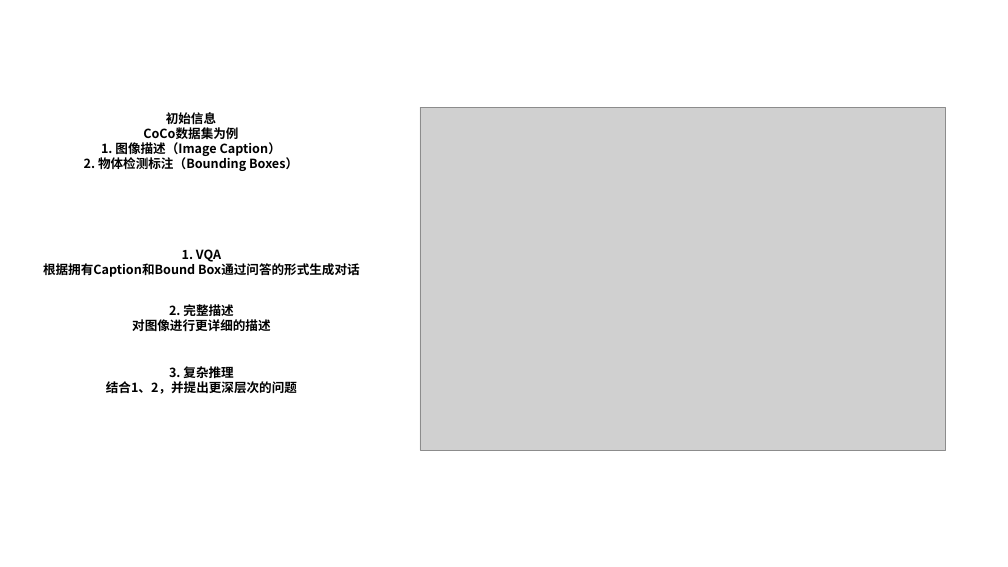
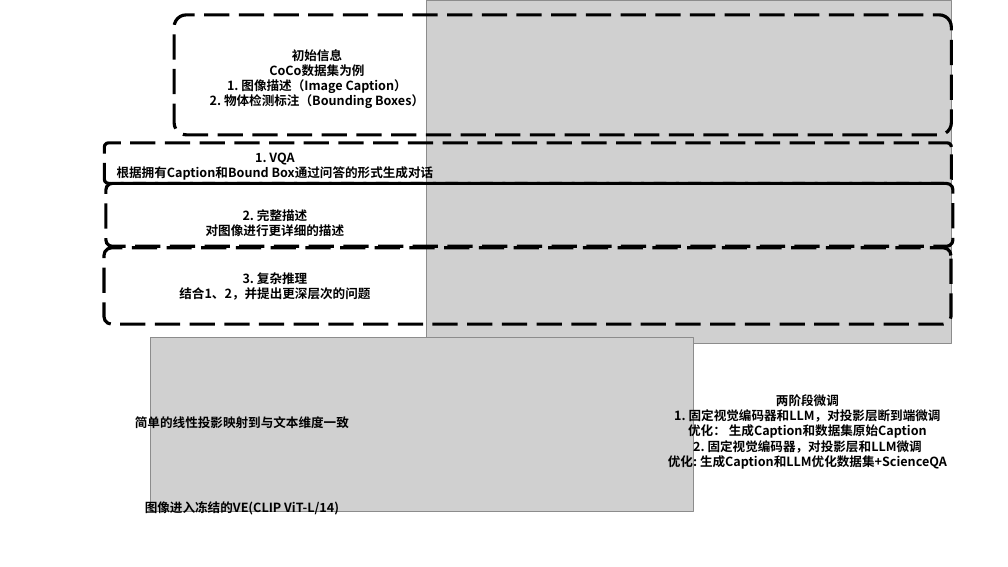
Before and after one commit to Elephant-King9/Paper, a slide deck: slide 22 of Base_Model/VLM+VLLM/论文插图.pptx. Drawn at 1008x567 pixels with LibreOffice and Linux fonts; fonts in the diff are those of the drawing; grey boxes stand for pictures. Boxes give left, top, right and bottom in pixels: in the first picture for what was removed or moved away, otherwise in the second. Text is boxed around its words. In the diff, an @@ line names an element or a change of style, - is before the commit and + after.

```diff
--- a/Base_Model/VLM+VLLM/论文插图.pptx
+++ b/Base_Model/VLM+VLLM/论文插图.pptx
@@ rounded rectangle added at box(174, 15, 951, 135), outline #000000 3 pt dashed @@
@@ picture: place and size @@
-picture at box(420, 107, 946, 451)
+picture at box(426, 0, 952, 343)
@@ text "初始信息 CoCo数据集为例 1. 图像描述（Image Caption）": place and size @@
-text "初始信息 CoCo数据集为例 1. 图像描述（Image Caption）" at box(84, 112, 298, 171)
+text "初始信息 CoCo数据集为例 1. 图像描述（Image Caption）" at box(210, 49, 424, 108)
@@ 3 texts: place and size @@
-3 texts at box(43, 249, 360, 394)
+3 texts at box(117, 152, 434, 300)
@@ rounded rectangle added at box(104, 143, 951, 184), outline #000000 3 pt dashed @@
@@ rounded rectangle added at box(106, 184, 953, 247), outline #000000 3 pt dashed @@
@@ rounded rectangle added at box(104, 248, 951, 324), outline #000000 3 pt dashed @@
@@ picture added at box(150, 337, 693, 512) @@
@@ text added at box(135, 414, 349, 431), 12 pt, text #000000, bold @@
+简单的线性投影映射到与文本维度一致
@@ text added at box(668, 392, 947, 470), 12 pt, text #000000, bold @@
+两阶段微调
+1. 固定视觉编码器和LLM，对投影层断到端微调
+优化： 生成Caption和数据集原始Caption
+2. 固定视觉编码器，对投影层和LLM微调
+优化: 生成Caption和LLM优化数据集+ScienceQA
@@ text added at box(145, 499, 339, 516), 12 pt, text #000000, bold @@
+图像进入冻结的VE(CLIP ViT-L/14)
```
Also in this commit, not shown: 2 slides added, 6 other files.
